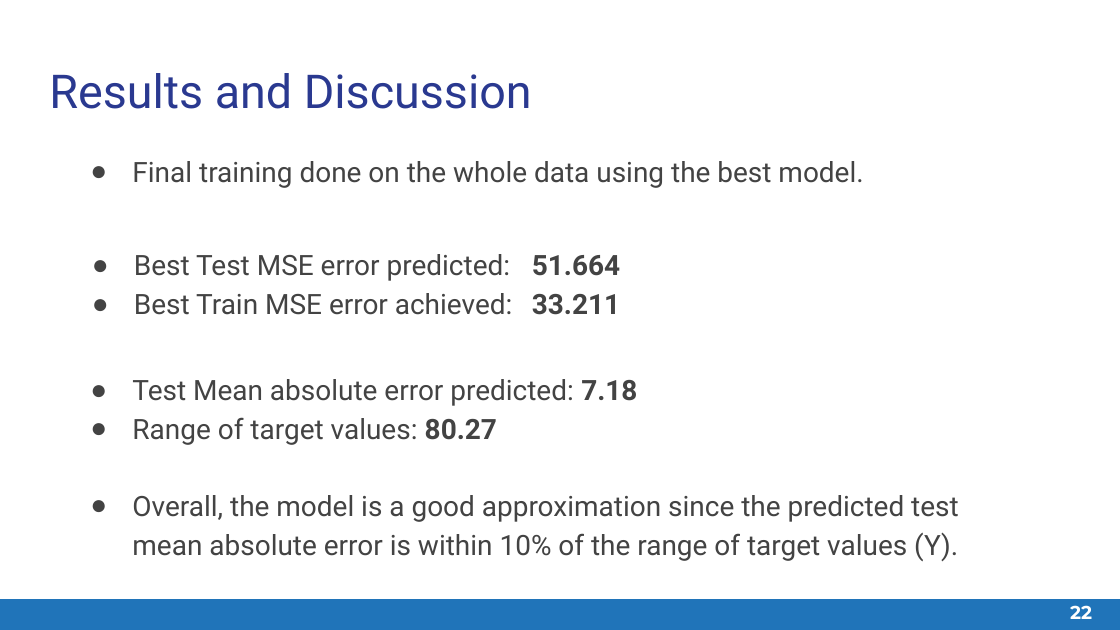
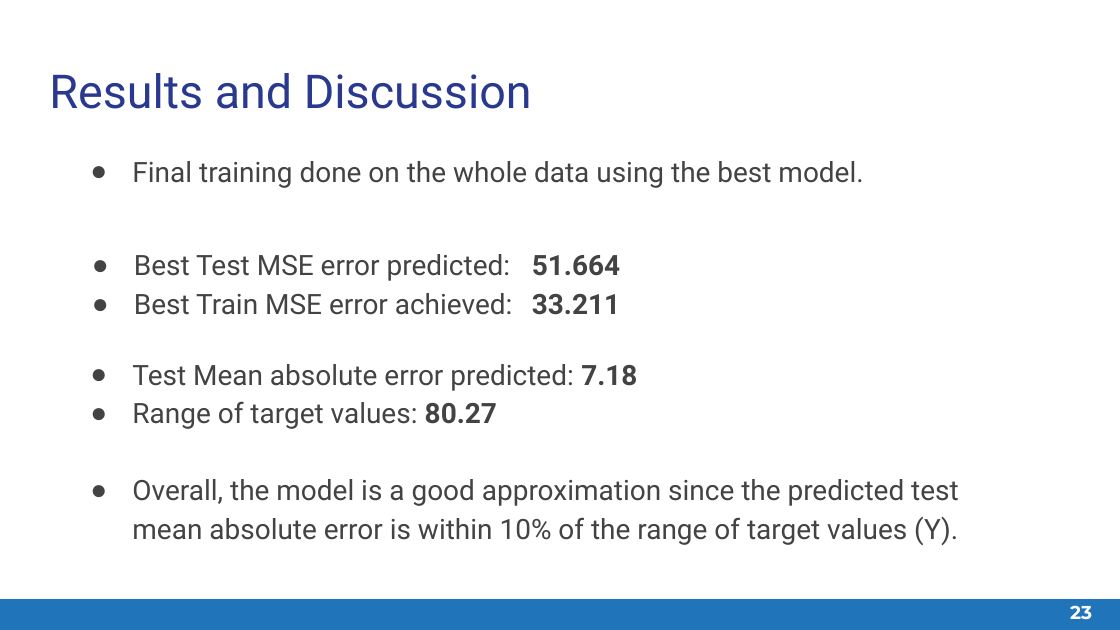
Before and after one commit to ayushkumarshah/Linear_Feature_Engineering_Matlab, a slide deck: slide 23 of documentation/Quantitative Foundations Project 1 - Slide Deck.pptx (slide 22 before the commit). Drawn at 1120x630 pixels with LibreOffice and Linux fonts; fonts in the diff are those of the drawing. Boxes give left, top, right and bottom in pixels: in the first picture for what was removed or moved away, otherwise in the second. Text is boxed around its words. In the diff, an @@ line names an element or a change of style, - is before the commit and + after.

```diff
--- a/documentation/Quantitative Foundations Project 1 - Slide Deck.pptx
+++ b/documentation/Quantitative Foundations Project 1 - Slide Deck.pptx
@@ text "Test Mean absolute error predicted: ...": place and size @@
-text "Test Mean absolute error predicted: ..." at box(132, 379, 959, 561)
+text "Test Mean absolute error predicted: ..." at box(132, 364, 959, 545)
@@ page number at box(1070, 605, 1092, 620): text changed @@
-22
+23
```
Also in this commit, not shown: 5 other slides changed, 1 slide added, 1 other file.
